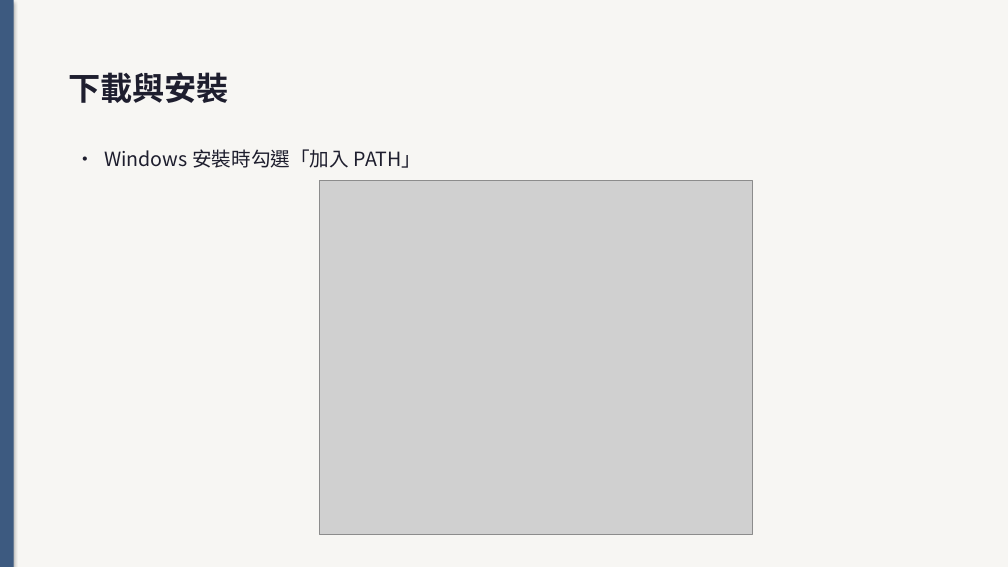
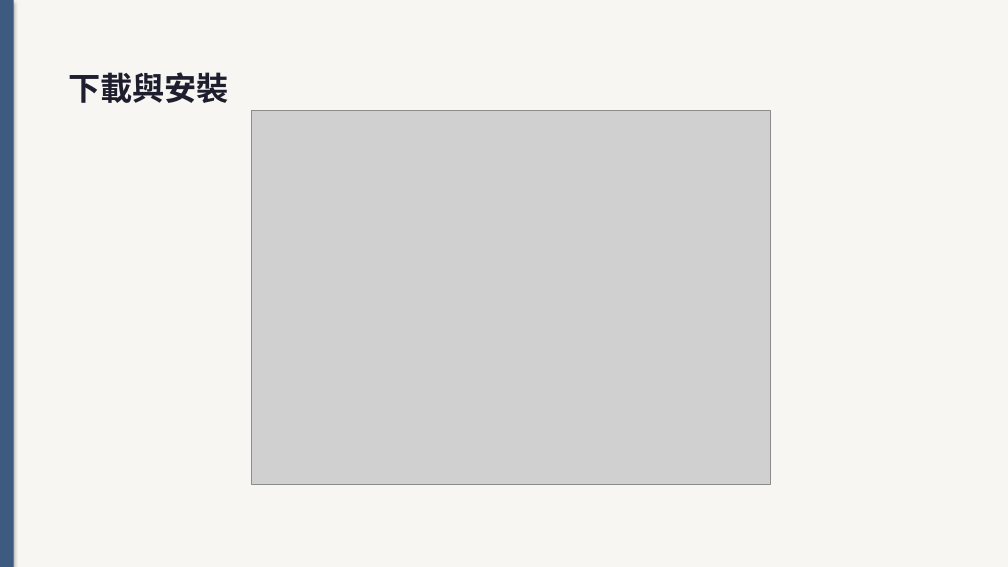
Before and after one commit to bobhsu408/vscode, a slide deck: slide 6 of jo6bj03284504t_6g4a83.pptx (slide 5 before the commit). Drawn at 1008x567 pixels with LibreOffice and Linux fonts; fonts in the diff are those of the drawing; grey boxes stand for pictures. Boxes give left, top, right and bottom in pixels: in the first picture for what was removed or moved away, otherwise in the second. Text is boxed around its words. In the diff, an @@ line names an element or a change of style, - is before the commit and + after.

```diff
--- a/jo6bj03284504t_6g4a83.pptx
+++ b/jo6bj03284504t_6g4a83.pptx
@@ picture: place and size @@
-picture at box(320, 180, 753, 535)
+picture at box(252, 111, 771, 485)
@@ text removed at box(104, 149, 422, 168) @@
-• Windows 安裝時勾選「加入 PATH」
```
Also in this commit, not shown: 39 other slides changed, 23 slides added, 9 slides removed, 11 other files.
